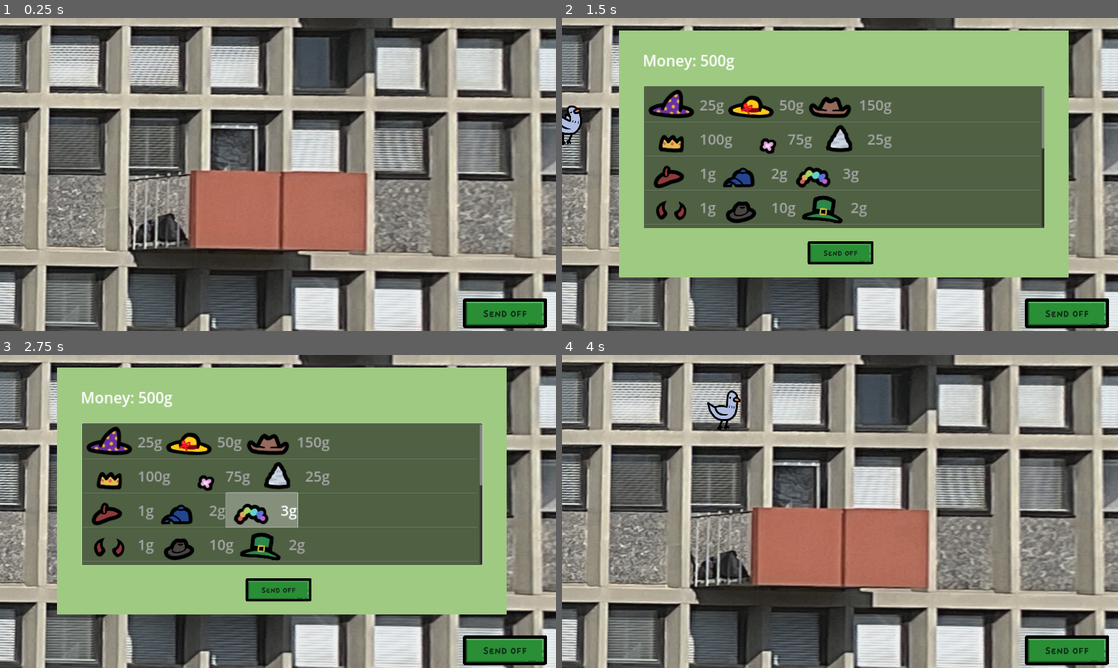
Above: before the commit, frames 1-4 (two rows, left to right).
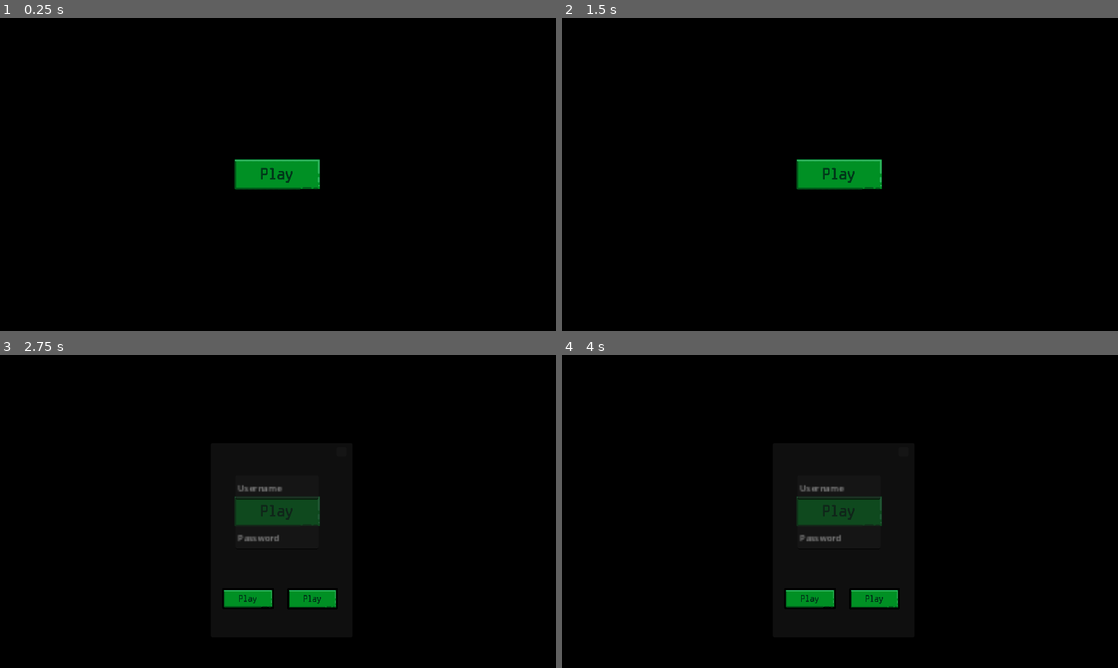
Above: after the commit, the same moments.

Repository: CharredCoall/DIS-WebApp
Game: Godot game, scene res://hotel.tscn
Same seed, same stepped clock (60 frames per second), same inputs: the game is played once before the commit and once after it. Video files are missing from this copy of the repository; at most half a second of black plays in their place.
Inputs (mouse positions are in pixels of both pictures, inside the frame that each line leads up to):
- Up to frame 1 (0.25 s): no input
- Up to frame 2 (1.5 s): click (1067, 312) at 0.5 s, where only the run before the commit has a clickable "Money: 500g"; click (840, 252) at 1.27 s
- Up to frame 3 (2.75 s): click (278, 511) at 2.02 s
- Up to frame 4 (4 s): click (812, 599) at 2.77 s; click (1067, 649) at 3.5 s, where only the run before the commit has a clickable "Money: 497g"

The runs differ from the first frame. In frame 1, 97% of the frame differs, in the area x 0-100%, y 0-100%; in frame 2, 97%; in frame 3, 97%; in frame 4, 96%.

Commit message:
Final merge with loginpage

Diff:
--- a/Godot/GameManager.gd
+++ b/Godot/GameManager.gd
@@ -33,6 +33,7 @@
 		http_ready = false
 
 func _on_request_completed(result, response_code, headers, body):
+	http_ready = true
 	if response_code != 200:
 		print(body.get_string_from_utf8())
 		return
@@ -44,7 +45,6 @@
 		header_dict[result.get_string(1)] = result.get_string(2)
 	if 'Set-Cookie' in header_dict :
 		GameVariables.cookie = header_dict['Set-Cookie']
-	http_ready = true
 	var body_string = body.get_string_from_utf8()
 	var json = JSON.parse_string(body_string)
 	if last_route == "/user" && last_method == HTTPClient.METHOD_GET:
@@ -53,15 +53,21 @@
 	elif last_route == "/load_game" :
 		GameVariables.current_user = json["userData"][1]
 		GameVariables.current_user_id = json["userData"][0]
-		$Label.text = GameVariables.current_user + " " + str(GameVariables.current_user_id)
-		print(json)
 		GameVariables.data = json
 		var pigeonholes := {}
 		for pigeonhole in json['pigeonholes']:
 			pigeonholes[pigeonhole[0]] = _dbpos_to_gamepos(pigeonhole[1])
+		GameVariables.pigeonholes = pigeonholes
 		for pigeon in json['pigeons']:
+			if pigeon[5] != null:
+				pigeon[5] = int(pigeon[5])
+				GameVariables.pigeon_clothes[str(pigeon[0])] = GameVariables.store_items[int(pigeon[5])][0]
 			GameVariables.tenants[str(pigeon[0])] = {"pos": pigeonholes[pigeon[1]], "state": "idle", "con": pigeon[2], "int": pigeon[3], "cha": pigeon[4], "hat": pigeon[5]}
 		GameVariables.money = json["userData"][2]
+		GameVariables.items = {}
+		for hat in json['hats']:
+			if hat[1] > 0:
+				GameVariables.items[int(hat[0])] = hat[1]
 		get_tree().change_scene_to_file("res://hotel.tscn")
 	elif last_route == "/user" && last_method == HTTPClient.METHOD_POST:
 			_start_request("/load_game",HTTPClient.METHOD_GET, {"user": $LoginTab/UsernameField.text})
--- a/Godot/PigeonSpawner.gd
+++ b/Godot/PigeonSpawner.gd
@@ -29,18 +29,23 @@
 var last_route := ""
 var last_method
 var last_data
+var request_queue := []
 
 # Called when the node enters the scene tree for the first time.
 func _ready():
 	#TEMPORARY LOGIN
 	if GameVariables.current_user_id == -1:
-		$TEMPORARY_LOGIN._start_request("/user",HTTPClient.METHOD_GET,{"username": "testUser", "pass": "testPassword"})
-
-
-	timer.wait_time = randi_range(5,20)
-
-	for item in GameVariables.items:
-		item_list.add_icon_item(load(GameVariables.store_items[item][0]))
+		get_tree().change_scene_to_file("res://login.tscn")
+		return
+		#$TEMPORARY_LOGIN._start_request("/user",HTTPClient.METHOD_GET,{"username": "testUser", "pass": "testPassword"})
+	else:
+		timer.wait_time = randi_range(5,20)
+		timer.start()
+
+		for item in GameVariables.items:
+			item_list.add_icon_item(load(GameVariables.store_items[item][0]))
+
+		_place_pigeons()
 
 func _place_pigeons():
 
@@ -54,7 +59,7 @@
 		move_child(the_pig,-2)
 		the_pig.name = saved_pig
 		if GameVariables.tenants[saved_pig]["hat"] != null:
-			the_pig.get_node("AnimatedSprite2D/Accessory").texture = load(GameVariables.pigeon_clothes[str(saved_pig)])
+			the_pig.get_node("AnimatedSprite2D/Accessory").texture = load(GameVariables.store_items[GameVariables.tenants[saved_pig]["hat"]][0])
 		the_pig.pigeon_clicked.connect(self._on_pigeon_clicked)
 
 
@@ -75,6 +80,7 @@
 			if str(new_pig.get_name()) not in GameVariables.tenants:
 				get_child(-1).queue_free()
 			timer.wait_time = randi_range(5,20) + 2
+			timer.start()
 
 #Creates a new pigeon
 func _on_timer_timeout():
@@ -253,6 +259,8 @@
 		if error != OK:
 			push_error("An error occurred in the HTTP request.")
 		http_ready = false
+	else:
+		request_queue.append({"route": route, "method": method, "data": data})
 
 #Handle response data from HTTP Request
 func _on_request_completed(result, response_code, headers, body):
--- a/Godot/hotel.tscn
+++ b/Godot/hotel.tscn
@@ -10,7 +10,7 @@
 
 [sub_resource type="QuadMesh" id="QuadMesh_5u83m"]
 
-[node name="Node2D" type="Node2D"]
+[node name="PigeonSpawner" type="Node2D"]
 script = ExtResource("1_llwul")
 
 [node name="HTTPRequest" type="HTTPRequest" parent="."]
@@ -77,7 +77,6 @@
 position = Vector2(0, 18)
 
 [node name="Timer" type="Timer" parent="."]
-autostart = true
 
 [connection signal="pressed" from="Camera2D/BackButton" to="." method="_on_back_button_pressed"]
 [connection signal="pressed" from="Camera2D/AccessoryButton" to="." method="_on_accessory_button_pressed"]
--- a/Godot/project.godot
+++ b/Godot/project.godot
@@ -24,6 +24,7 @@
 window/size/viewport_width=1920
 window/size/viewport_height=1080
 window/size/mode=2
+window/size/initial_screen=1
 window/stretch/mode="canvas_items"
 
 [input]
--- a/Godot/shop.gd
+++ b/Godot/shop.gd
@@ -19,6 +19,7 @@
 func _on_buy_button_pressed():
 	if item_to_buy != null:
 		if GameVariables.money >= GameVariables.store_items[item_to_buy][1]:
+			$".."._start_request("/buy_hat", HTTPClient.METHOD_PUT, {"user": GameVariables.current_user_id, "hat": item_to_buy})
 			if !item_to_buy in GameVariables.items:
 				GameVariables.items[item_to_buy] = 0
 			GameVariables.items[item_to_buy] += 1
@@ -28,6 +29,7 @@
 			money_label.text = "Money: " + str(GameVariables.money) + "g"
 
 func _on_shop_button_pressed():
+	money_label.text = "Money: " + str(GameVariables.money) + "g"
 	for child in shop_button.get_children():
 		child.visible = !child.visible
 	GameVariables.shop_opened = !GameVariables.shop_opened
Not shown, changed: Server/Database Setup/Setup.py
